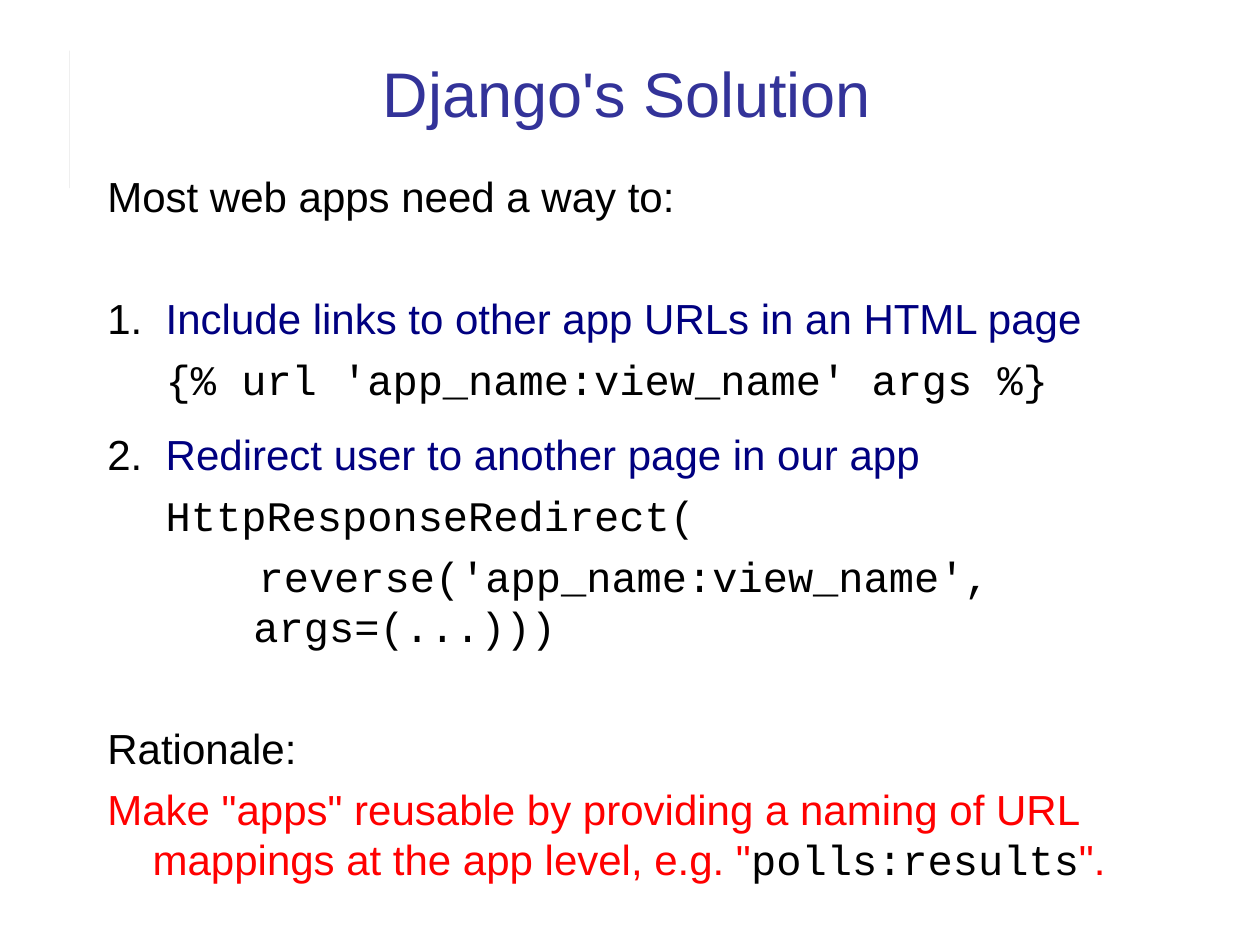
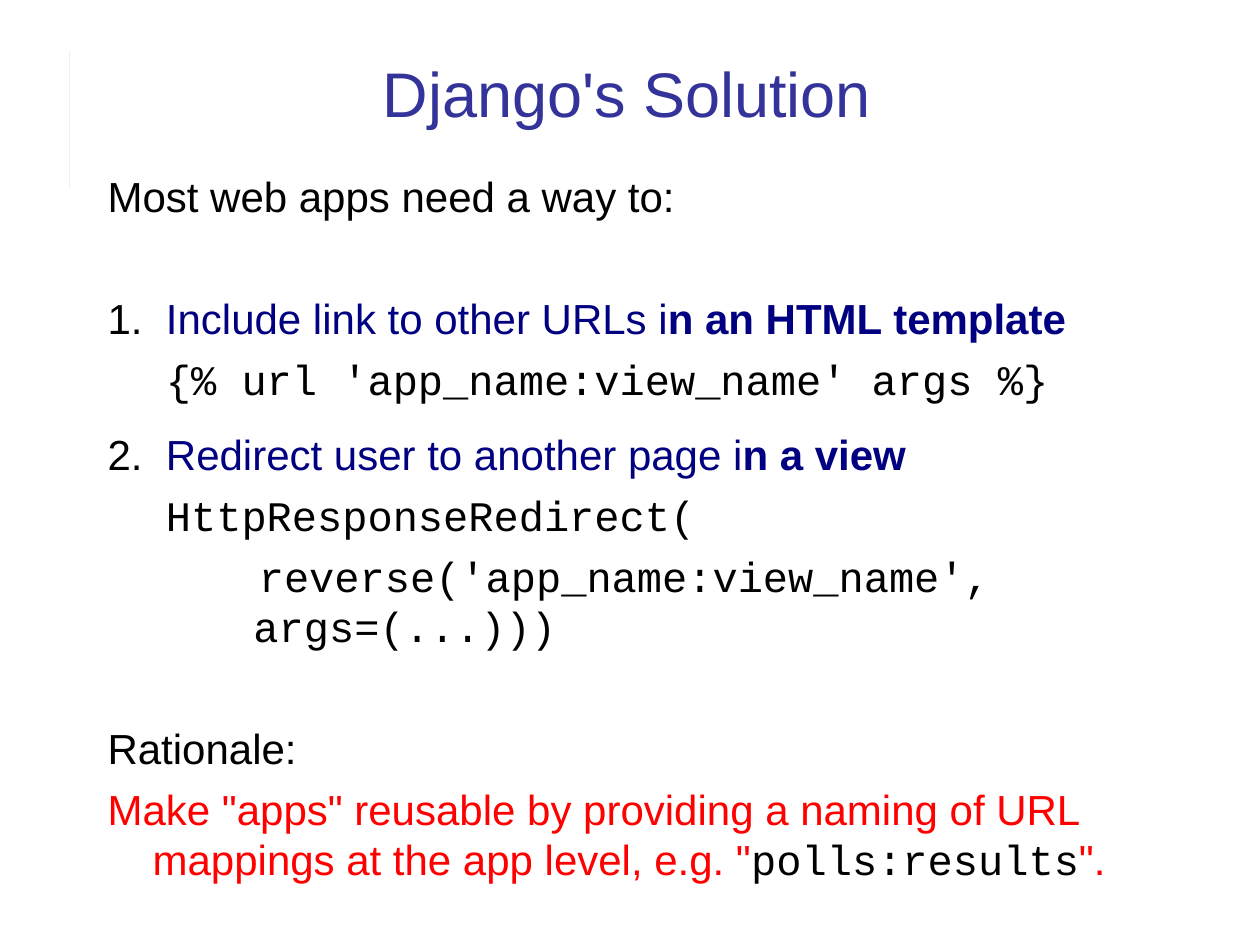
Before and after one commit to cpske/ISP, a slide deck: slide 21 of django/Django-review-1.ppt. Drawn at 1260x945 pixels with LibreOffice and Linux fonts; fonts in the diff are those of the drawing. Boxes give left, top, right and bottom in pixels: in the first picture for what was removed or moved away, otherwise in the second. Text is boxed around its words. In the diff, an @@ line names an element or a change of style, - is before the commit and + after.

```diff
--- a/django/Django-review-1.ppt
+++ b/django/Django-review-1.ppt
@@ text at <box>108,303,1066,342</box>: text changed @@
-1. Include links to other app URLs in an HTML page
+1. Include link to other URLs in an HTML template
@@ text at <box>108,439,906,478</box>: text changed @@
-2. Redirect user to another page in our app
+2. Redirect user to another page in a view
```
Also in this commit, not shown: 3 other slides changed, 2 slides added, 3 other files.
